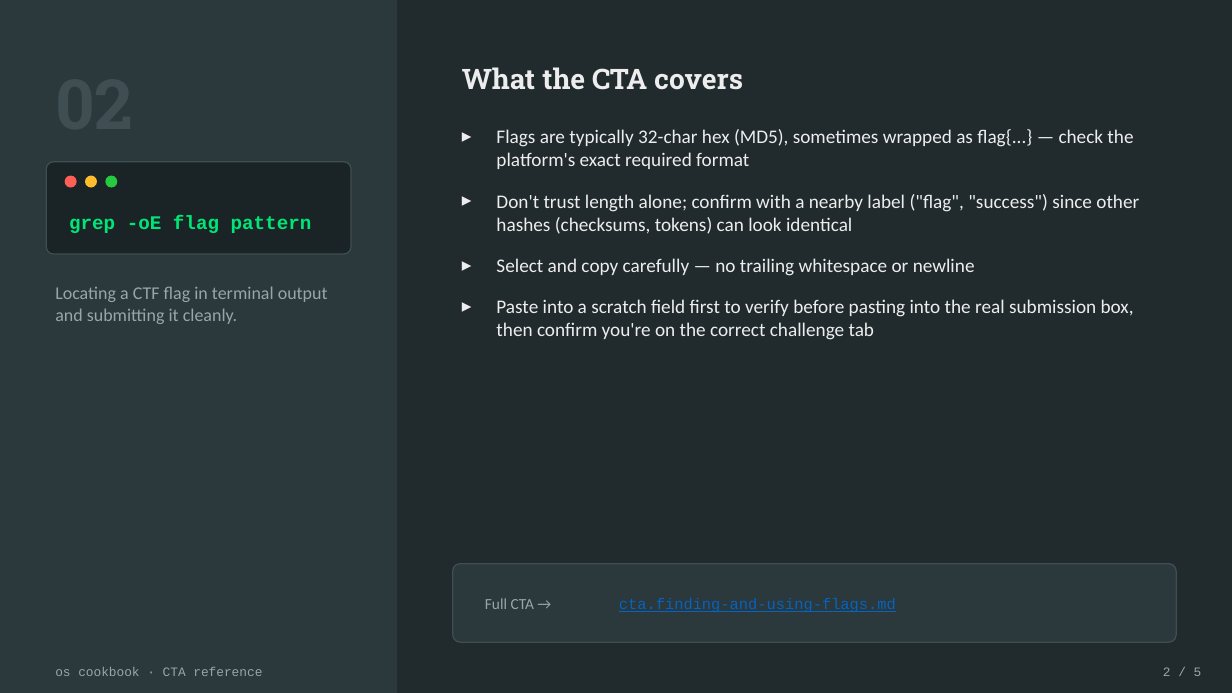
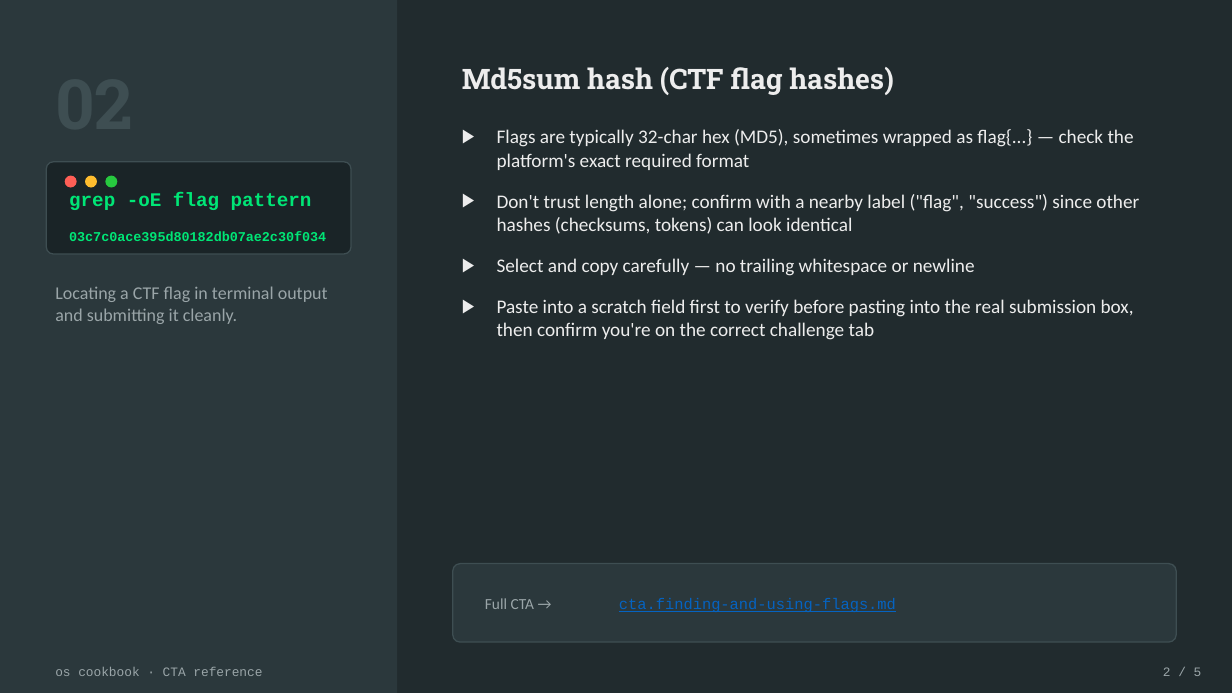
Before and after one commit to carteras/cookbook, a slide deck: slide 3 of os/lectures/11.S2.week1.1-operator-basics.pptx. Drawn at 1232x693 pixels with LibreOffice and Linux fonts; fonts in the diff are those of the drawing. Boxes give left, top, right and bottom in pixels: in the first picture for what was removed or moved away, otherwise in the second. Text is boxed around its words. In the diff, an @@ line names an element or a change of style, - is before the commit and + after.

```diff
--- a/os/lectures/11.S2.week1.1-operator-basics.pptx
+++ b/os/lectures/11.S2.week1.1-operator-basics.pptx
@@ text at box(462, 67, 894, 95): text changed @@
-What the CTA covers
+Md5sum hash (CTF flag hashes)
@@ text "Flags are typically 32-char hex ..." at box(497, 129, 1139, 340): bullet ▸ to ▶ @@
@@ text "grep -oE flag pattern": place and size @@
-text "grep -oE flag pattern" at box(69, 215, 312, 233)
+text "grep -oE flag pattern" at box(69, 192, 312, 210)
@@ text added at box(69, 231, 326, 241), 10.5 pt, text #00E676, bold @@
+03c7c0ace395d80182db07ae2c30f034
```
Also in this commit, not shown: 4 other slides changed.
